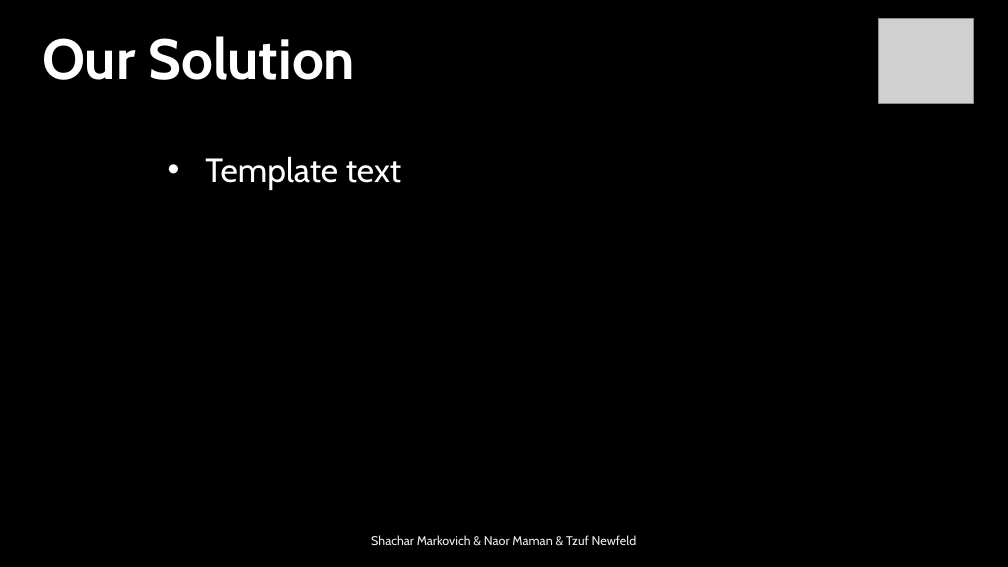
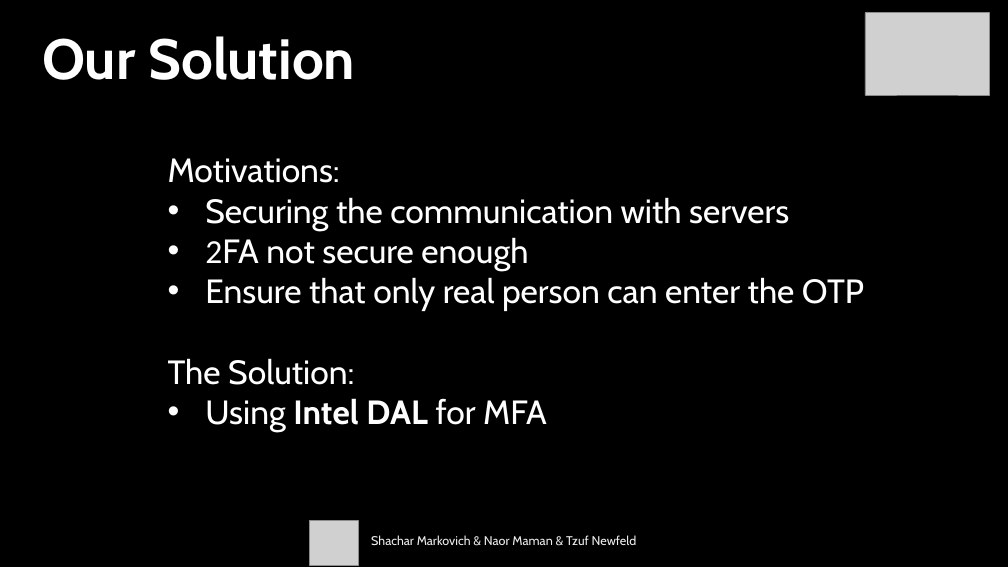
Before and after one commit to ShacharMarkovich/BankingSystem, a slide deck: slide 4 of מצגת.pptx (slide 6 before the commit). Drawn at 1008x567 pixels with LibreOffice and Linux fonts; fonts in the diff are those of the drawing; grey boxes stand for pictures; background and template pictures are left out. Boxes give left, top, right and bottom in pixels: in the first picture for what was removed or moved away, otherwise in the second. Text is boxed around its words. In the diff, an @@ line names an element or a change of style, - is before the commit and + after.

```diff
--- a/מצגת.pptx
+++ b/מצגת.pptx
@@ picture added at (865,13,990,95) @@
@@ text added at (168,158,864,432), 32 pt, text #FFFFFF @@
+Motivations:
+• Securing the communication with servers
+• 2FA not secure enough
+• Ensure that only real person can enter the OTP
+The Solution:
+• Using Intel DAL for MFA
@@ text removed at (205,156,402,190) @@
-• Template text
@@ picture: place and size @@
-picture at (879,19,974,104)
+picture at (309,521,358,565)
```
Also in this commit, not shown: 7 other slides changed, 5 slides added, 2 slides removed.
